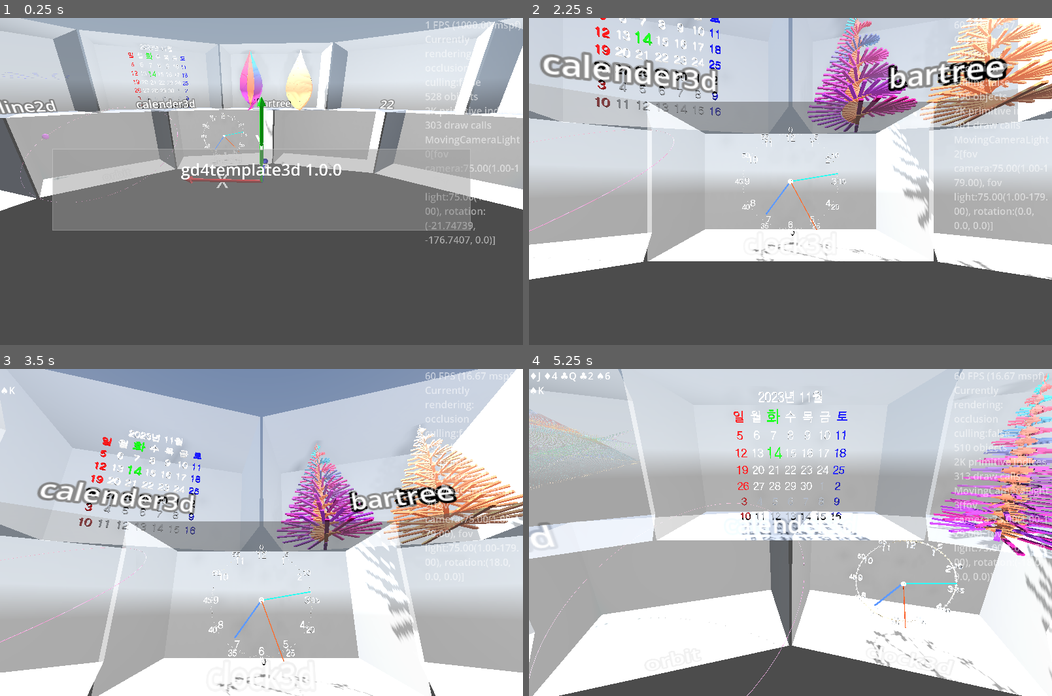
Above: before the commit, frames 1-4 (two rows, left to right).
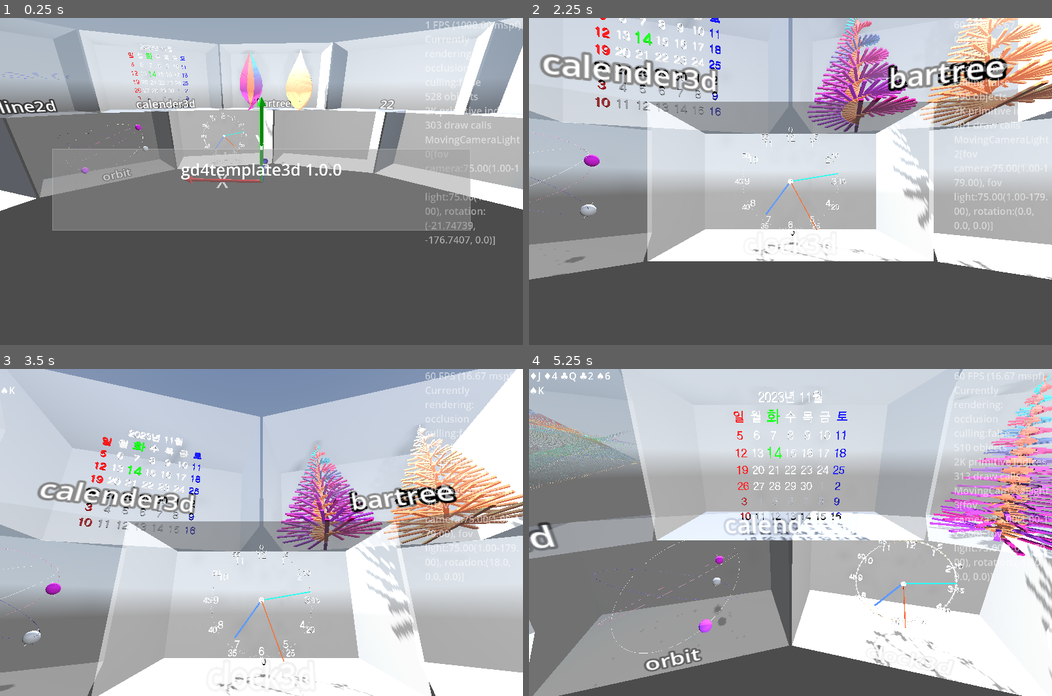
Above: after the commit, the same moments.

Repository: kasworld/gd4template3d
Game: Godot game, scene res://main.tscn
Same seed, same stepped clock (60 frames per second), same inputs: the game is played once before the commit and once after it. A sky picture missing from this copy of the repository is replaced by a grey-blue gradient.
Inputs (mouse positions are in pixels of both pictures, inside the frame that each line leads up to):
- Up to frame 1 (0.25 s): no input
- Up to frame 2 (2.25 s): tap Enter at 0.5, 2.1 s; move the mouse to (905, 165) at 0.52 s; hold Right 0.53-1.28 s; tap Q at 0.6 s; click (905, 165) at 0.67 s; move the mouse to (685, 197) at 1.27 s; hold Down 1.28-2.03 s; tap E at 1.35 s; move the mouse to (842, 109) at 2.02 s; hold Right from 2.03 s (still down)
- Up to frame 3 (3.5 s): move the mouse to (235, 597) at 2.77 s; release Right at 2.78 s; hold Up from 2.78 s (still down); tap Q at 2.85 s; click (235, 597) at 2.92 s
- Up to frame 4 (5.25 s): move the mouse to (947, 581) at 3.52 s; release Up at 3.53 s; hold Left 3.53-5.03 s; tap E at 3.6 s; move the mouse to (633, 483) at 4.27 s; tap Enter at 4.35 s; move the mouse to (816, 532) at 5.02 s; hold Down from 5.03 s (still down); tap Q at 5.1 s; click (816, 532) at 5.17 s

The runs differ from the first frame. In frame 1, 8.9% of the frame differs, in the area x 0-34%, y 0-57%; in frame 2, 10%; in frame 3, 10%; in frame 4, 30%, in the area x 0-53%, y 0-100%.

Commit message:
update orbit_demo

Diff:
--- a/main.gd
+++ b/main.gd
@@ -250,6 +250,7 @@
 func line2d_demo(glasscabinet :GlassCabinet, labeltext :String = "") -> void:
 	if labeltext != "":
 		glasscabinet.set_label_text(labeltext)
+	glasscabinet.set_box_color(Color(Color.WHITE,0.2))
 	var size_pixel := Vector2i(2048,2048)
 	var ml2d = preload("res://move_line2d/move_line_2d.tscn").instantiate()
 	ml2d.init_with_random(300, 4, 1, size_pixel)
@@ -271,21 +272,30 @@
 	glasscabinet.add_child(svp)
 	glasscabinet.add_child(ml2dmi)
 
-var orbitsphere :OrbitSphere
+var orbitsphere_list :Array
 func orbit_demo(glasscabinet :GlassCabinet, labeltext :String = "") -> void:
 	if labeltext != "":
 		glasscabinet.set_label_text(labeltext)
-	var diagonal_length := WorldSize.length()/2
+	glasscabinet.set_box_color(Color(Color.WHITE,0.2))
+	for i in 3:
+		add_orbitsphere(glasscabinet)
+func add_orbitsphere(glasscabinet :GlassCabinet) -> void:
+	var diagonal_length := WorldSize.length()/4
 	var a120 := PI*2/3
 	var a30 := PI/6
-	var axis1 := Vector3.UP.rotated(Vector3.RIGHT, a30)
+	var axis1 := Vector3.UP.rotated(
+		[Vector3.RIGHT, Vector3.LEFT, Vector3.FORWARD, Vector3.BACK].pick_random(),
+		a30)
 	var mat1 := StandardMaterial3D.new()
 	mat1.albedo_color = random_color()
 	var mat2 := StandardMaterial3D.new()
 	mat2.albedo_color = random_color()
-	orbitsphere = preload("res://orbit_sphere/orbit_sphere.tscn").instantiate(
-		).궤도설정(diagonal_length, diagonal_length/200, axis1, a120*2).구설정(WorldSize.x/40, WorldSize.x/50, Vector3.UP).구재질설정(mat2).궤도재질설정(mat1)
-	glasscabinet.add_child(orbitsphere)
+	var os = preload("res://orbit_sphere/orbit_sphere.tscn").instantiate(
+		).궤도설정(diagonal_length, diagonal_length/200, axis1, a120*[0,1,2].pick_random()
+		).구설정(WorldSize.x/40, WorldSize.x/50, Vector3.UP
+		).구재질설정(mat2).궤도재질설정(mat1)
+	glasscabinet.add_child(os)
+	orbitsphere_list.append(os)
 
 var calendar :Calendar3D
 func calendar_demo(glasscabinet :GlassCabinet, labeltext :String = "") -> void:
@@ -346,7 +356,8 @@
 	roulette.선택된cell강조상태켜기()
 	for bt in bartree_list:
 		bt.rotate_tree_bar_y(delta*10)
-	orbitsphere.animate_rotate(now, delta)
+	for os in orbitsphere_list:
+		os.animate_rotate(now, delta)
 	for mt in meshtrail_list:
 		mt.move_trail(delta, bounce_fn, trailmesh_radius, 4*PI,)
 
